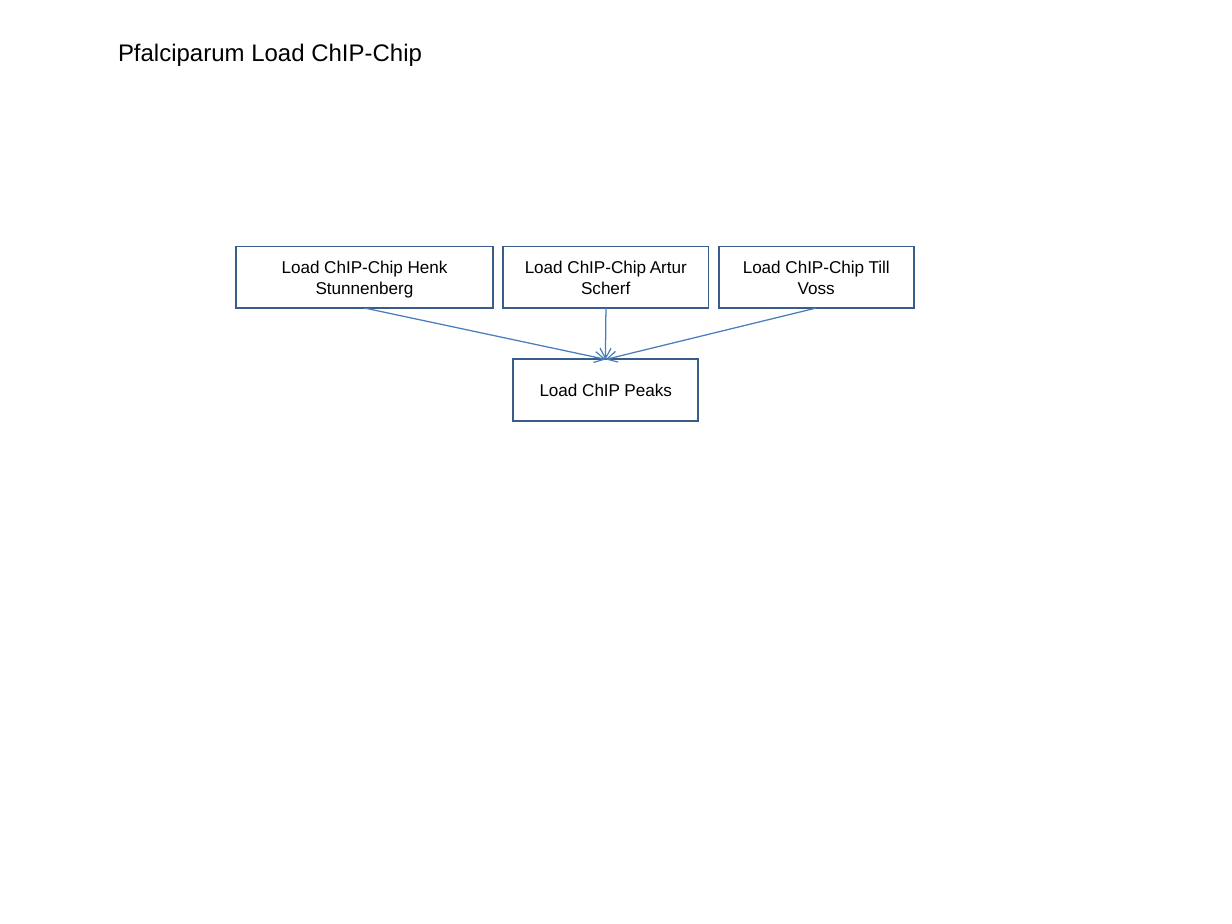
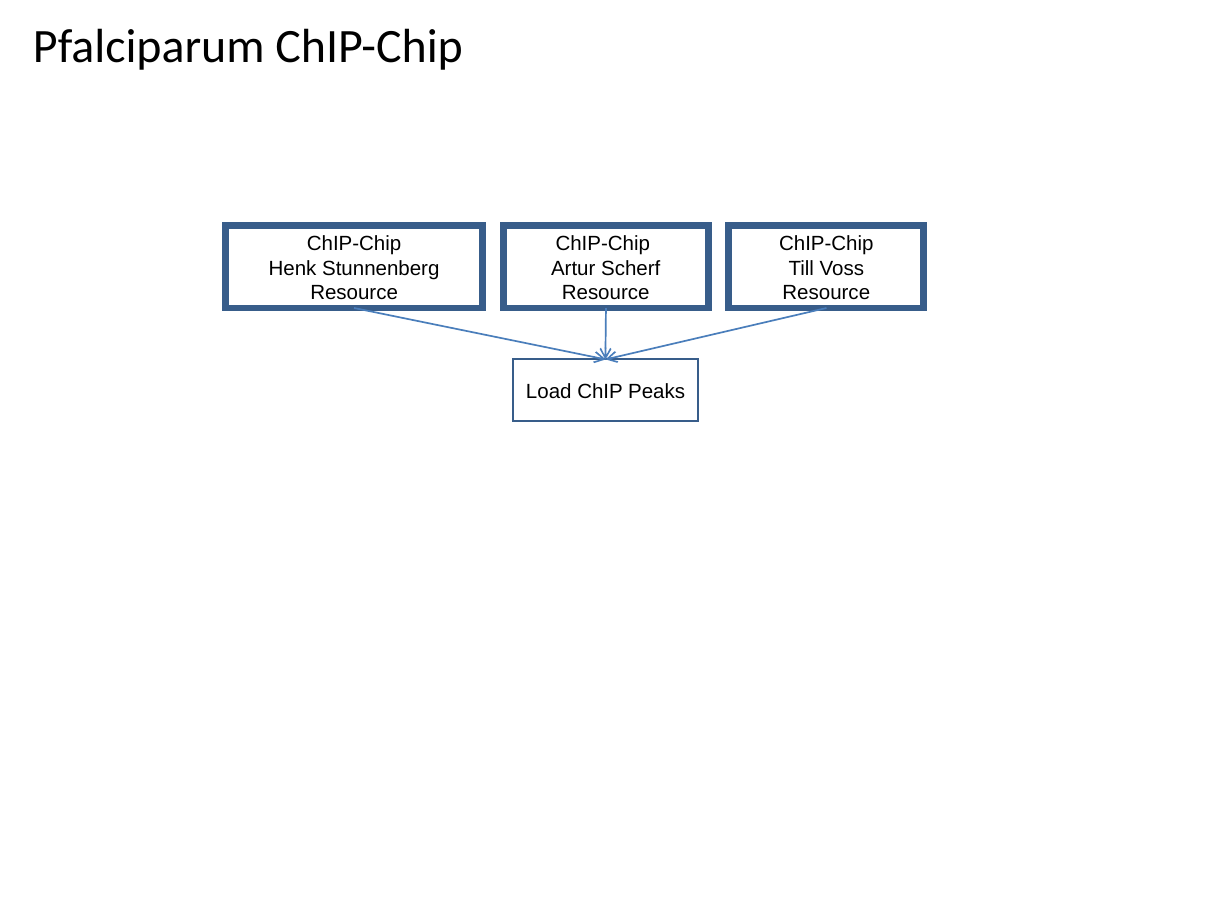
Before and after one commit to VEuPathDB/ApiCommonWorkflow, a slide deck: slide 12 of Main/doc/IntegratedWorkflow.ppt. Drawn at 1232x924 pixels with LibreOffice and Linux fonts; fonts in the diff are those of the drawing. Boxes give left, top, right and bottom in pixels: in the first picture for what was removed or moved away, otherwise in the second. Text is boxed around its words. In the diff, an @@ line names an element or a change of style, - is before the commit and + after.

```diff
--- a/Main/doc/IntegratedWorkflow.ppt
+++ b/Main/doc/IntegratedWorkflow.ppt
@@ title "Pfalciparum ChIP-Chip" at bbox=[33, 28, 462, 70]: vertical alignment top to middle @@
@@ title at bbox=[33, 28, 462, 70]: text changed; size 14 to 28 pt; font Arial to Calibri @@
-Pfalciparum Load ChIP-Chip
+Pfalciparum ChIP-Chip
@@ rectangle "ChIP-Chip": place and size @@
-rectangle "ChIP-Chip" at bbox=[237, 246, 493, 308]
+rectangle "ChIP-Chip" at bbox=[225, 225, 482, 308]
@@ text in rectangle at bbox=[269, 235, 439, 300]: text changed; size 10 to 12 pt @@
-Load ChIP-Chip Henk Stunnenberg
+ChIP-Chip
+Henk Stunnenberg
+Resource
@@ rectangle "ChIP-Chip": place and size @@
-rectangle "ChIP-Chip" at bbox=[503, 246, 708, 308]
+rectangle "ChIP-Chip" at bbox=[503, 225, 708, 308]
@@ text in rectangle at bbox=[551, 235, 660, 300]: text changed; size 10 to 12 pt @@
-Load ChIP-Chip Artur Scherf
+ChIP-Chip
+Artur Scherf
+Resource
@@ outline #385D8A 0.99 pt to #385D8A 4 pt in 3 elements at bbox=[503, 225, 708, 308], bbox=[225, 225, 482, 308], bbox=[729, 225, 924, 308] @@
@@ rectangle "ChIP-Chip": place and size @@
-rectangle "ChIP-Chip" at bbox=[718, 246, 913, 308]
+rectangle "ChIP-Chip" at bbox=[729, 225, 924, 308]
@@ text in rectangle at bbox=[779, 235, 874, 300]: text changed; size 10 to 12 pt @@
-Load ChIP-Chip Till Voss
+ChIP-Chip
+Till Voss
+Resource
@@ arrow moved from (365, 308) - (606, 360) to (354, 308) - (606, 360) @@
@@ arrow (354, 308) - (606, 360): stroke #4A7EBB 0.74 pt to #4A7EBB 0.99 pt @@
@@ arrow (606, 308) - (605, 360): stroke #4A7EBB 0.74 pt to #4A7EBB 0.99 pt @@
@@ arrow moved from (817, 308) - (606, 360) to (827, 308) - (606, 360) @@
@@ arrow (827, 308) - (606, 360): stroke #4A7EBB 0.74 pt to #4A7EBB 0.99 pt @@
@@ rectangle "Load ChIP Peaks" at bbox=[514, 360, 699, 421]: size 10 to 12 pt @@
```
Also in this commit, not shown: 29 other slides changed, 1 slide added.
